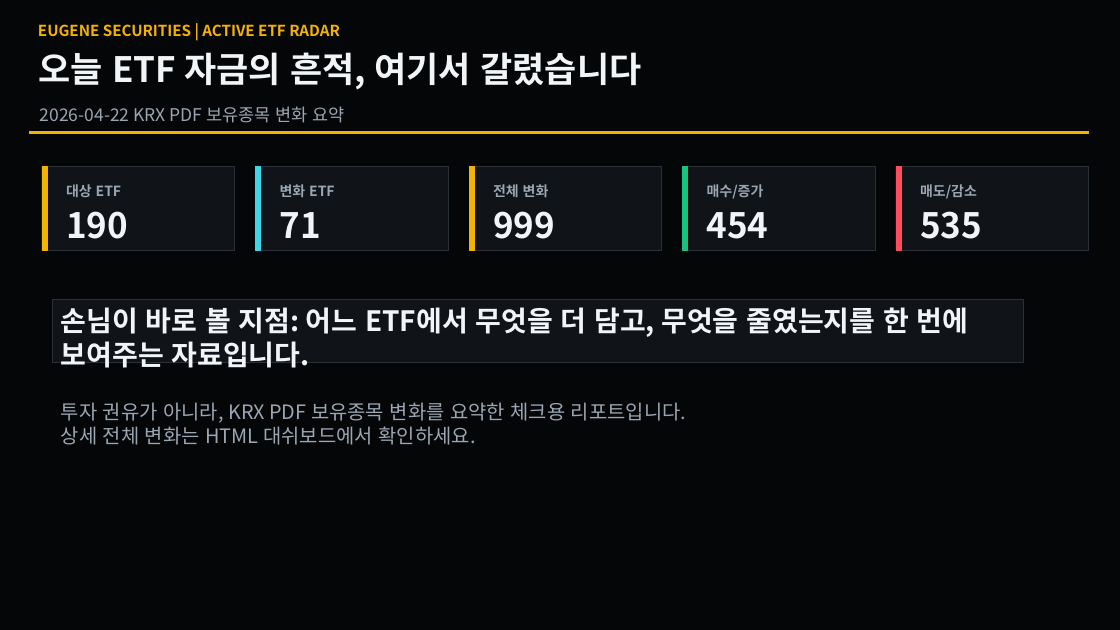
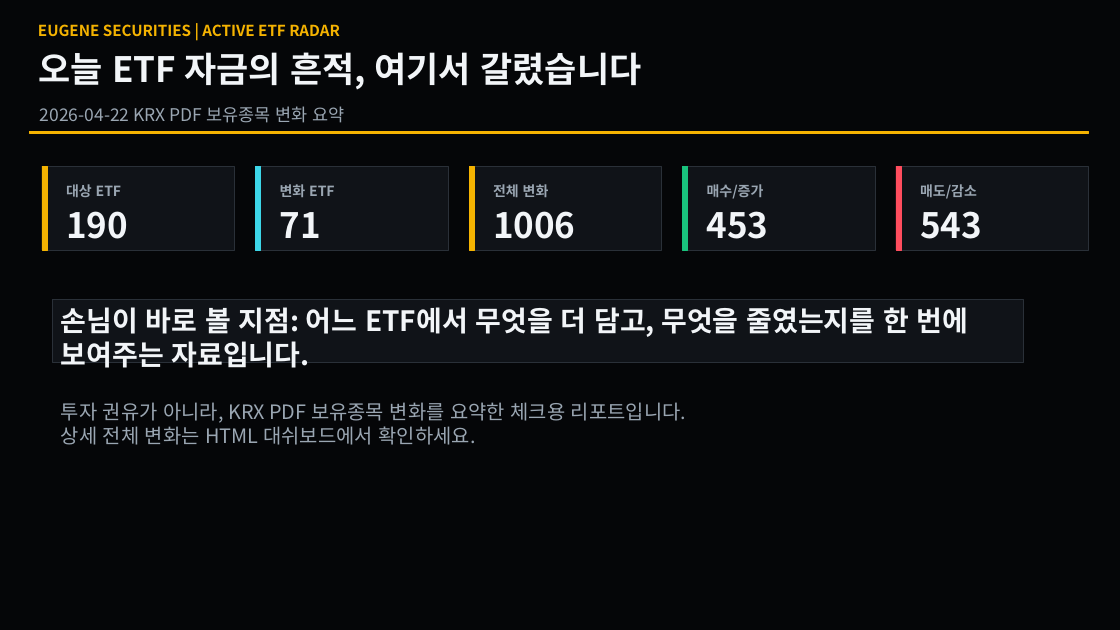
Before and after one commit to se2in/ETF_KRX, a slide deck: slide 1 of docs/latest_changes.pptx. Drawn at 1120x630 pixels with LibreOffice and Linux fonts; fonts in the diff are those of the drawing. Boxes give left, top, right and bottom in pixels: in the first picture for what was removed or moved away, otherwise in the second. Text is boxed around its words. In the diff, an @@ line names an element or a change of style, - is before the commit and + after.

```diff
--- a/docs/latest_changes.pptx
+++ b/docs/latest_changes.pptx
@@ text at bbox=[493, 211, 576, 239]: text changed @@
-999
+1006
@@ text at bbox=[707, 211, 769, 239]: text changed @@
-454
+453
@@ text at bbox=[920, 211, 982, 239]: text changed @@
-535
+543
```
Also in this commit, not shown: 3 other slides changed, 1 other file.
